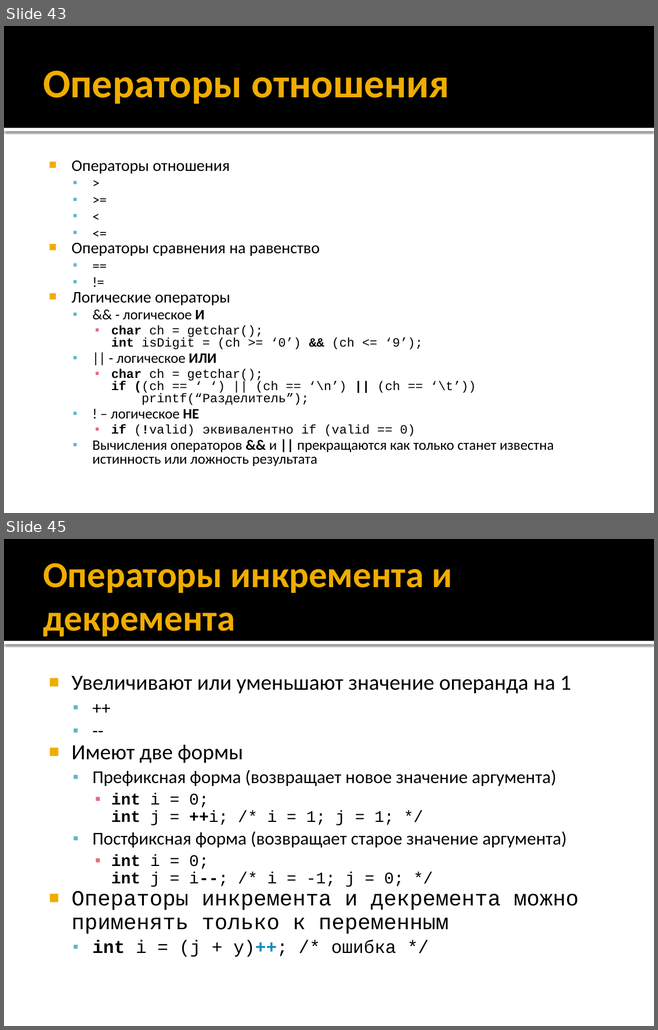
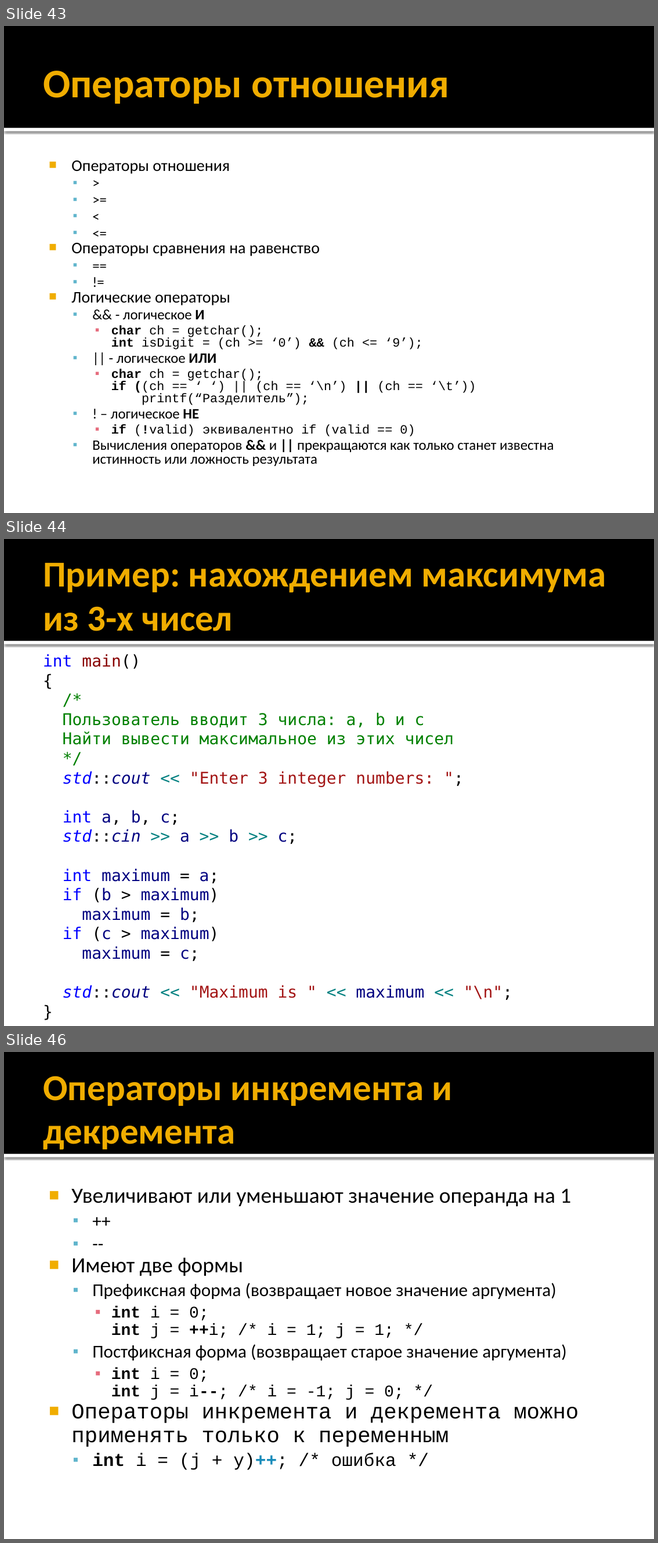
Before and after one commit to alexey-malov/oop, a slide deck: lectures/01/Синтаксис C++.pptx. Shown one above the other, each under a label of ours: slides 43 and 45 before the commit, slides 43, 44 and 46 after it; the slides between them are not shown. The pictures are 658x1030 and 658x1543 pixels, drawn with LibreOffice and Linux fonts; fonts in the diff are those of the drawing. Boxes give left, top, right and bottom in pixels: in the first picture for what was removed or moved away, otherwise in the second. Text is boxed around its words. In the diff, an @@ line names an element or a change of style, - is before the commit and + after.

```diff
--- a/lectures/01/Синтаксис C++.pptx
+++ b/lectures/01/Синтаксис C++.pptx
@@ slide 44 added at (4,539,654,1026), background #FFFFFF; not listed: 2 template elements that a slide beside it also shows @@
@@ title added at (43,563,605,631), 40.5 pt, text #F0AD00, bold @@
+Пример: нахождением максимума из 3-х чисел
@@ text added at (43,654,512,1000), 18 pt, text #008000 @@
+int main()
+{
+/*
+Пользователь вводит 3 числа: a, b и c
+Найти вывести максимальное из этих чисел
+*/
+std::cout << "Enter 3 integer numbers: ";
+int a, b, c;
+std::cin >> a >> b >> c;
+int maximum = a;
+if (b > maximum)
+maximum = b;
+if (c > maximum)
+maximum = c;
+std::cout << "Maximum is " << maximum << "\n";
+}
@@ what was slide 45 is now slide 46 @@
```
Also in this commit, not shown: 6 slides changed, 2 other slides added, 1 slide removed.
